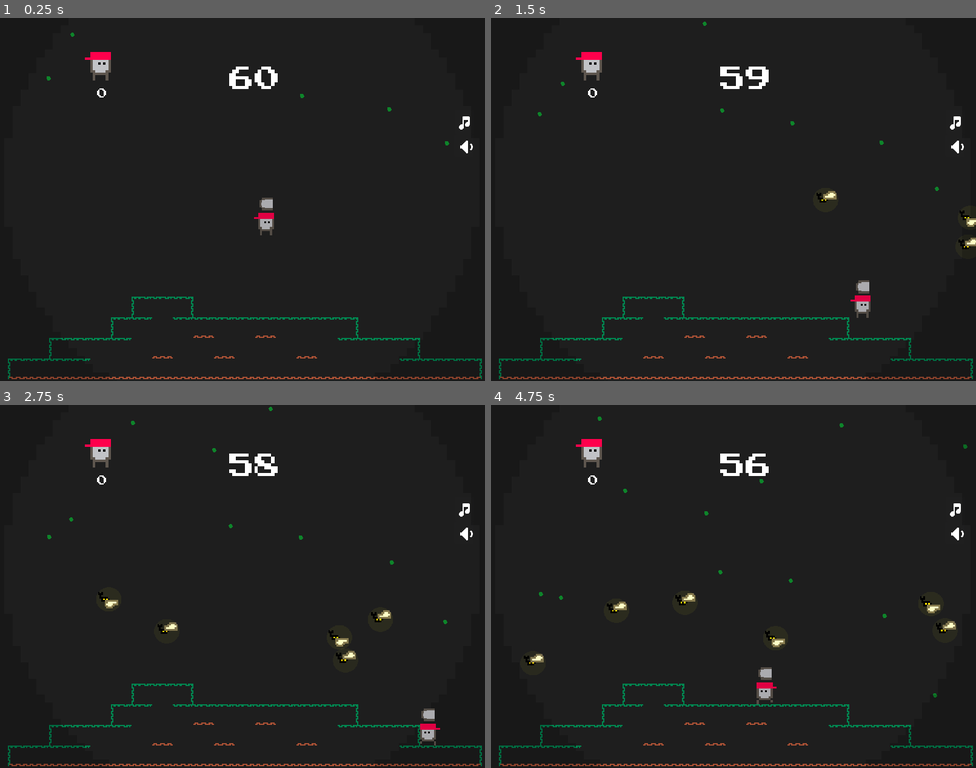
Above: before the commit, frames 1-4 (two rows, left to right).
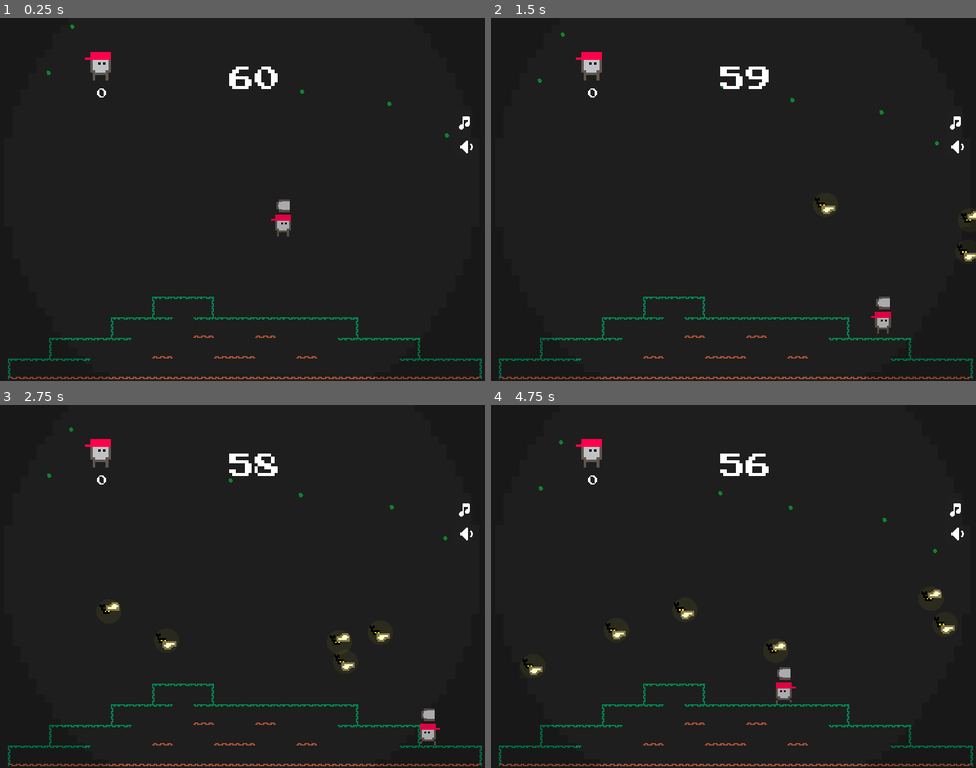
Above: after the commit, the same moments.

Repository: Danman9800/TheBugContest
Game: Godot game, scene res://Assets/Scenes/Map1.tscn
Two runs of this game, one before a commit and one after it. Both use one fixed random seed, a clock stepped at 60 frames per second and the inputs below. This scene is started directly instead of the project's main scene. Sound files missing from this copy of the repository are replaced by a short silence.
Inputs (mouse positions are in pixels of both pictures, inside the frame that each line leads up to):
- Up to frame 1 (0.25 s): no input
- Up to frame 2 (1.5 s): move the mouse to (840, 181) at 0.52 s; press the mouse at (840, 181) at 0.53 s; hold Right (ui_right) from 0.53 s (still down); tap W (p2_jump) at 0.77, 0.8, 1.07, 1.35 s; move the mouse to (636, 217) at 1.27 s; release the mouse at (636, 217) at 1.28 s
- Up to frame 3 (2.75 s): tap W (p2_jump) at 1.52, 1.82, 2.3 s; click (145, 604) at 1.55 s; move the mouse to (291, 506) at 2.02 s; release Right (ui_right) at 2.03 s; press the mouse at (291, 506) at 2.03 s; hold Left (ui_left) from 2.03 s (still down)
- Up to frame 4 (4.75 s): move the mouse to (709, 659) at 2.77 s; release Left (ui_left) at 2.78 s; release the mouse at (709, 659) at 2.78 s; hold Right (ui_right) 2.78-4.28 s; tap A (p2_left) at 2.85 s; tap W (p2_jump) at 3.02, 3.32, 3.77, 3.8, 4.07, 4.52 s; click (709, 659) at 3.05 s; move the mouse to (879, 640) at 3.52 s; hold D (p2_right) 3.53-4.28 s; move the mouse to (588, 532) at 4.27 s; hold Left (ui_left) from 4.28 s (still down); click (588, 532) at 4.35 s

The runs differ from the first frame. In frame 1, 0.8% of the frame differs, in the area x 9-93%, y 1-94%; in frame 2, 1.2%; in frame 3, 1.0%; in frame 4, 1.7%, in the area x 6-99%, y 3-94%.

Commit message:
in game Music glitch Fix

Diff:
--- a/Assets/Scenes/LooseScreen.tscn
+++ b/Assets/Scenes/LooseScreen.tscn
@@ -542,13 +542,12 @@
 z_index = -1
 
 [node name="TileMap" type="TileMap" parent="."]
-modulate = Color( 1, 1, 1, 0.564706 )
 position = Vector2( -90, 486 )
 scale = Vector2( 0.4, 0.4 )
-tile_set = SubResource( 31 )
+tile_set = SubResource( 74 )
 cell_size = Vector2( 128, 128 )
 format = 1
-tile_data = PoolIntArray( 262152, 3, 0, 262153, 0, 0, 262154, 6, 0, 327687, 3, 0, 327688, 0, 0, 327690, 0, 0, 327691, 1, 0, 327692, 0, 0, 327693, 0, 0, 327694, 1, 0, 327695, 0, 0, 327696, 0, 0, 327697, 0, 0, 327698, 6, 0, 393220, 3, 0, 393221, 0, 0, 393222, 0, 0, 393223, 0, 0, 393225, 8, 0, 393228, 8, 0, 393232, 8, 0, 393234, 0, 0, 3932 …(360 unchanged characters)…
+tile_data = PoolIntArray( 262153, 3, 0, 262154, 0, 0, 262155, 6, 0, 327687, 3, 0, 327688, 0, 0, 327689, 0, 0, 327691, 1, 0, 327692, 0, 0, 327693, 0, 0, 327694, 1, 0, 327695, 0, 0, 327696, 0, 0, 327697, 0, 0, 327698, 6, 0, 393220, 3, 0, 393221, 0, 0, 393222, 0, 0, 393223, 0, 0, 393225, 8, 0, 393228, 8, 0, 393229, 8, 0, 393232, 8, 0, 393234, 0, 0, 3932 …(360 unchanged characters)…
 
 [node name="Mask" type="Sprite" parent="."]
 modulate = Color( 1, 1, 1, 0.196078 )
--- a/Assets/Scenes/Map1.tscn
+++ b/Assets/Scenes/Map1.tscn
@@ -529,7 +529,7 @@
 tile_set = SubResource( 1 )
 cell_size = Vector2( 128, 128 )
 format = 1
-tile_data = PoolIntArray( 262152, 3, 0, 262153, 0, 0, 262154, 6, 0, 327687, 3, 0, 327688, 0, 0, 327690, 0, 0, 327691, 1, 0, 327692, 0, 0, 327693, 0, 0, 327694, 1, 0, 327695, 0, 0, 327696, 0, 0, 327697, 0, 0, 327698, 6, 0, 393220, 3, 0, 393221, 0, 0, 393222, 0, 0, 393223, 0, 0, 393225, 8, 0, 393228, 8, 0, 393232, 8, 0, 393234, 0, 0, 3932 …(360 unchanged characters)…
+tile_data = PoolIntArray( 262153, 3, 0, 262154, 0, 0, 262155, 6, 0, 327687, 3, 0, 327688, 0, 0, 327689, 0, 0, 327691, 1, 0, 327692, 0, 0, 327693, 0, 0, 327694, 1, 0, 327695, 0, 0, 327696, 0, 0, 327697, 0, 0, 327698, 6, 0, 393220, 3, 0, 393221, 0, 0, 393222, 0, 0, 393223, 0, 0, 393225, 8, 0, 393228, 8, 0, 393229, 8, 0, 393232, 8, 0, 393234, 0, 0, 3932 …(360 unchanged characters)…
 
 [node name="Bugs" type="Node" parent="."]
 
@@ -541,6 +541,7 @@
 [node name="AnimatedSprite" type="AnimatedSprite" parent="Bugs/Bug1"]
 scale = Vector2( 0.4, 0.4 )
 frames = SubResource( 20 )
+frame = 1
 playing = true
 
 [node name="Collider" type="CollisionShape2D" parent="Bugs/Bug1"]
@@ -562,6 +563,7 @@
 [node name="AnimatedSprite" type="AnimatedSprite" parent="Bugs/Bug2"]
 scale = Vector2( 0.4, 0.4 )
 frames = SubResource( 20 )
+frame = 1
 playing = true
 
 [node name="Collider" type="CollisionShape2D" parent="Bugs/Bug2"]
@@ -583,7 +585,6 @@
 [node name="AnimatedSprite" type="AnimatedSprite" parent="Bugs/Bug3"]
 scale = Vector2( 0.4, 0.4 )
 frames = SubResource( 20 )
-frame = 1
 playing = true
 
 [node name="Collider" type="CollisionShape2D" parent="Bugs/Bug3"]
@@ -605,7 +606,6 @@
 [node name="AnimatedSprite" type="AnimatedSprite" parent="Bugs/Bug4"]
 scale = Vector2( 0.4, 0.4 )
 frames = SubResource( 20 )
-frame = 1
 playing = true
 
 [node name="Collider" type="CollisionShape2D" parent="Bugs/Bug4"]
@@ -627,6 +627,7 @@
 [node name="AnimatedSprite" type="AnimatedSprite" parent="Bugs/Bug5"]
 scale = Vector2( 0.4, 0.4 )
 frames = SubResource( 20 )
+frame = 1
 playing = true
 
 [node name="Collider" type="CollisionShape2D" parent="Bugs/Bug5"]
@@ -648,7 +649,6 @@
 [node name="AnimatedSprite" type="AnimatedSprite" parent="Bugs/Bug8"]
 scale = Vector2( 0.4, 0.4 )
 frames = SubResource( 20 )
-frame = 1
 playing = true
 
 [node name="Collider" type="CollisionShape2D" parent="Bugs/Bug8"]
@@ -670,6 +670,7 @@
 [node name="AnimatedSprite" type="AnimatedSprite" parent="Bugs/Bug9"]
 scale = Vector2( 0.4, 0.4 )
 frames = SubResource( 20 )
+frame = 1
 playing = true
 
 [node name="Collider" type="CollisionShape2D" parent="Bugs/Bug9"]
@@ -695,14 +696,14 @@
 modulate = Color( 0.882353, 0.882353, 0.882353, 1 )
 self_modulate = Color( 0.882353, 0.882353, 0.882353, 1 )
 light_mask = 0
-position = Vector2( 660.139, 468 )
+position = Vector2( 702.139, 468 )
 scale = Vector2( 0.619, 0.619 )
 
 [node name="Player2" parent="Players" instance=ExtResource( 8 )]
 modulate = Color( 1, 1, 1, 0.764706 )
 self_modulate = Color( 0.882353, 0.882353, 0.882353, 1 )
 light_mask = 0
-position = Vector2( 558, 468.606 )
+position = Vector2( 600, 468.606 )
 
 [node name="Camera" type="Camera2D" parent="."]
 position = Vector2( 596, 450 )
--- a/Assets/Scenes/Mode.tscn
+++ b/Assets/Scenes/Mode.tscn
@@ -412,6 +412,7 @@
 [node name="AnimatedSprite" type="AnimatedSprite" parent="Bugs/Bug1"]
 scale = Vector2( 0.4, 0.4 )
 frames = SubResource( 57 )
+frame = 1
 playing = true
 
 [node name="Collider" type="CollisionShape2D" parent="Bugs/Bug1"]
@@ -434,6 +435,7 @@
 [node name="AnimatedSprite" type="AnimatedSprite" parent="Bugs/Bug2"]
 scale = Vector2( 0.4, 0.4 )
 frames = SubResource( 57 )
+frame = 1
 playing = true
 
 [node name="Collider" type="CollisionShape2D" parent="Bugs/Bug2"]
@@ -562,13 +564,12 @@
 z_index = -1
 
 [node name="TileMap" type="TileMap" parent="."]
-modulate = Color( 1, 1, 1, 0.564706 )
 position = Vector2( -90, 486 )
 scale = Vector2( 0.4, 0.4 )
-tile_set = SubResource( 38 )
+tile_set = SubResource( 63 )
 cell_size = Vector2( 128, 128 )
 format = 1
-tile_data = PoolIntArray( 262152, 3, 0, 262153, 0, 0, 262154, 6, 0, 327687, 3, 0, 327688, 0, 0, 327690, 0, 0, 327691, 1, 0, 327692, 0, 0, 327693, 0, 0, 327694, 1, 0, 327695, 0, 0, 327696, 0, 0, 327697, 0, 0, 327698, 6, 0, 393220, 3, 0, 393221, 0, 0, 393222, 0, 0, 393223, 0, 0, 393225, 8, 0, 393228, 8, 0, 393232, 8, 0, 393234, 0, 0, 3932 …(360 unchanged characters)…
+tile_data = PoolIntArray( 262153, 3, 0, 262154, 0, 0, 262155, 6, 0, 327687, 3, 0, 327688, 0, 0, 327689, 0, 0, 327691, 1, 0, 327692, 0, 0, 327693, 0, 0, 327694, 1, 0, 327695, 0, 0, 327696, 0, 0, 327697, 0, 0, 327698, 6, 0, 393220, 3, 0, 393221, 0, 0, 393222, 0, 0, 393223, 0, 0, 393225, 8, 0, 393228, 8, 0, 393229, 8, 0, 393232, 8, 0, 393234, 0, 0, 3932 …(360 unchanged characters)…
 
 [node name="Mask" type="Sprite" parent="."]
 modulate = Color( 1, 1, 1, 0.196078 )
--- a/Assets/Scenes/Start.tscn
+++ b/Assets/Scenes/Start.tscn
@@ -354,14 +354,14 @@
 
 [sub_resource type="SpriteFrames" id=40]
 animations = [ {
+"frames": [ ExtResource( 13 ) ],
+"loop": true,
+"name": "On",
+"speed": 5.0
+}, {
 "frames": [ ExtResource( 9 ) ],
 "loop": true,
 "name": "Off",
-"speed": 5.0
-}, {
-"frames": [ ExtResource( 13 ) ],
-"loop": true,
-"name": "On",
 "speed": 5.0
 } ]
 
@@ -577,13 +577,12 @@
 z_index = -1
 
 [node name="TileMap" type="TileMap" parent="."]
-modulate = Color( 1, 1, 1, 0.564706 )
 position = Vector2( -90, 486 )
 scale = Vector2( 0.4, 0.4 )
-tile_set = SubResource( 38 )
+tile_set = SubResource( 60 )
 cell_size = Vector2( 128, 128 )
 format = 1
-tile_data = PoolIntArray( 262152, 3, 0, 262153, 0, 0, 262154, 6, 0, 327687, 3, 0, 327688, 0, 0, 327690, 0, 0, 327691, 1, 0, 327692, 0, 0, 327693, 0, 0, 327694, 1, 0, 327695, 0, 0, 327696, 0, 0, 327697, 0, 0, 327698, 6, 0, 393220, 3, 0, 393221, 0, 0, 393222, 0, 0, 393223, 0, 0, 393225, 8, 0, 393228, 8, 0, 393232, 8, 0, 393234, 0, 0, 393235, 0, 0, 393236, 0, 0, 393237, 6, 0, 458754, 4, 0, 458755, 1, 0, 458756, 1, 0, 458757, 1, 0, 458758, 8, 0, 458759, 8, 0, 458760, …(231 unchanged characters)…
+tile_data = PoolIntArray( 262153, 3, 0, 262154, 0, 0, 262155, 6, 0, 327687, 3, 0, 327688, 0, 0, 327689, 0, 0, 327691, 1, 0, 327692, 0, 0, 327693, 0, 0, 327694, 1, 0, 327695, 0, 0, 327696, 0, 0, 327697, 0, 0, 327698, 6, 0, 393220, 3, 0, 393221, 0, 0, 393222, 0, 0, 393223, 0, 0, 393225, 8, 0, 393228, 8, 0, 393229, 8, 0, 393232, 8, 0, 393234, 0, 0, 393235, 0, 0, 393236, 0, 0, 393237, 6, 0, 458754, 4, 0, 458755, 1, 0, 458756, 1, 0, 458757, 8, 0, 458758, 8, 0, 458759, 8, 0, 458760, …(231 unchanged characters)…
 
 [node name="Mask" type="Sprite" parent="."]
 modulate = Color( 1, 1, 1, 0.196078 )
--- a/Assets/Scripts/Bug.gd
+++ b/Assets/Scripts/Bug.gd
@@ -18,7 +18,7 @@
 
 
 func _physics_process(delta):
-	xspd = rng.randi_range(-1, 1)
+	xspd = rng.randi_range(-2, 2)
 	self.global_position.x -= 7.3 + spd - delta
 	self.global_position.y -= xspd
 
--- a/Assets/Scripts/Leaf.gd
+++ b/Assets/Scripts/Leaf.gd
@@ -1,22 +1,23 @@
 extends Node2D
 
 var start_position = Vector2(0,0)
-export var speed = 60
+export var speed = 1
 export var x_sp = .01
 var rng = RandomNumberGenerator.new()
 func _ready():
-	speed = 100
+	speed = .5
 	start_position = global_position
 	rng.randomize()
-	speed += rng.randi_range(-50, 0)
+	speed += rng.randi_range(-.1, .1)
 	x_sp += rng.randf_range(-.04, .04)
+
 func _process(delta):
 
-	global_position.y += speed * delta
+	global_position.y += speed / 1.9
 	global_position.x += x_sp
 	if global_position.y > 980 or global_position.x < 0 or global_position.x > 1218:
-		speed = 100
+		speed = .5
 		global_position = start_position
 		rng.randomize()
-		speed += rng.randi_range(-50, 0)
+		speed += rng.randi_range(-.1, .1)
 		x_sp += rng.randf_range(-.04, .04)
--- a/Assets/Scripts/LooseScreen.gd
+++ b/Assets/Scripts/LooseScreen.gd
@@ -106,7 +106,7 @@
 	if $MusicOff/Button.pressed and Input.is_action_just_pressed("LMB"):
 
 		if Global.music_on == true:
-
+			Global.start_bg_music_pos = $Music.get_playback_position()
 			$MusicOff.texture = load("res://Assets/Sprites/Ui/musicOff.png")
 			Global.music_on = false
 		else:
@@ -114,8 +114,9 @@
 			Global.music_on = true
 
 		if Global.music_on:
-			$Music.stream = load("res://Assets/Music/2021-10-19_-_Funny_Bit_-_www.FesliyanStudios.com.mp3")
+			$Music.stream = load("res://Assets/Music/2019-12-11_-_Retro_Platforming_-_David_Fesliyan.mp3")
 			$Music.play()
+			$Music.seek(Global.start_bg_music_pos)
 
 		else:
 			$Music.stream = load("res://Assets/Sfx/Empty.wav")
--- a/Assets/Scripts/Map.gd
+++ b/Assets/Scripts/Map.gd
@@ -58,7 +58,7 @@
 			Global.music_on = true
 
 		if Global.music_on:
-			$Music.stream = load("res://Assets/Music/2021-10-19_-_Funny_Bit_-_www.FesliyanStudios.com.mp3")
+			$Music.stream = load("res://Assets/Music/2019-12-11_-_Retro_Platforming_-_David_Fesliyan.mp3")
 			$Music.play()
 
 		else:
--- a/Assets/Scripts/Player.gd
+++ b/Assets/Scripts/Player.gd
@@ -2,7 +2,7 @@
 
 export var enabled = true
 var mvdir = 0
-var xSpeed = 286
+var xSpeed = 290
 var velocity = Vector2(0,0)
 var start_pos = Vector2(0,720)
 var ded = false
@@ -26,13 +26,13 @@
 		action()
 		if !is_on_floor():
 
-			velocity.y +=25
+			velocity.y +=27
 		else:
 			velocity.x = xSpeed * mvdir
 			velocity.y = 0
 		if Input.is_action_pressed("ui_up") and is_on_floor():
 			$Jump.play()
-			velocity.y -= 445
+			velocity.y -= 450
 		Global.player1_ded = ded
 		if Global.multi_player and !Global.player2_ded:
 			if ded:
--- a/Assets/Scripts/Player2.gd
+++ b/Assets/Scripts/Player2.gd
@@ -2,7 +2,7 @@
 
 export var enabled = true
 var mvdir = 0
-var xSpeed = 286
+var xSpeed = 290
 var velocity = Vector2(0,0)
 var start_pos = Vector2(0,720)
 var ded = false
@@ -30,13 +30,13 @@
 		action()
 		if !is_on_floor():
 
-			velocity.y +=25
+			velocity.y +=27
 		else:
 			velocity.x = xSpeed * mvdir
 			velocity.y = 0
 		if Input.is_action_pressed("p2_jump") and is_on_floor():
 			$Jump.play()
-			velocity.y -= 445
+			velocity.y -= 450
 		Global.player2_ded = ded
 
 		if Global.multi_player and !Global.player1_ded:
Not shown: 10 places in Assets/Scenes/LooseScreen.tscn that only renumber resources
Not shown: 10 places in Assets/Scenes/Map1.tscn that only renumber resources
Not shown: 10 places in Assets/Scenes/Mode.tscn that only renumber resources
Not shown: 10 places in Assets/Scenes/Start.tscn that only renumber resources
Not shown, changed: export_presets.cfg
